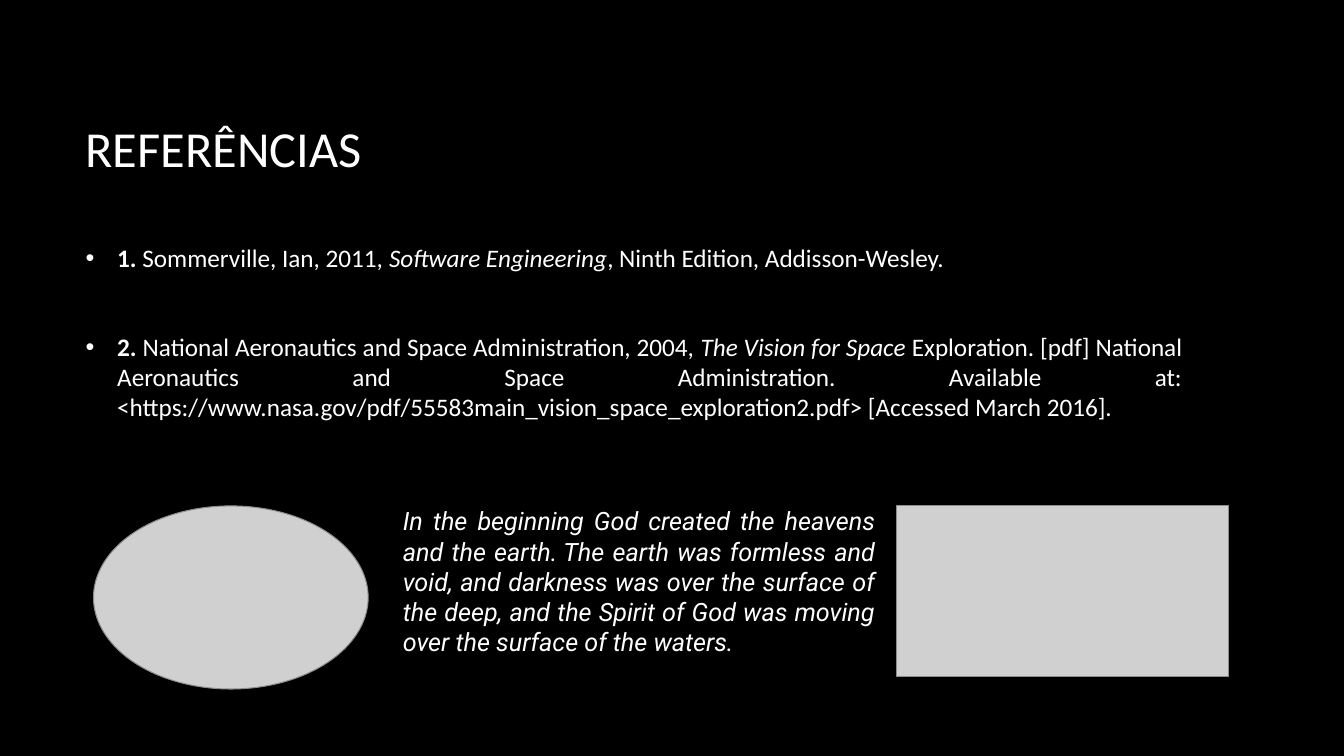
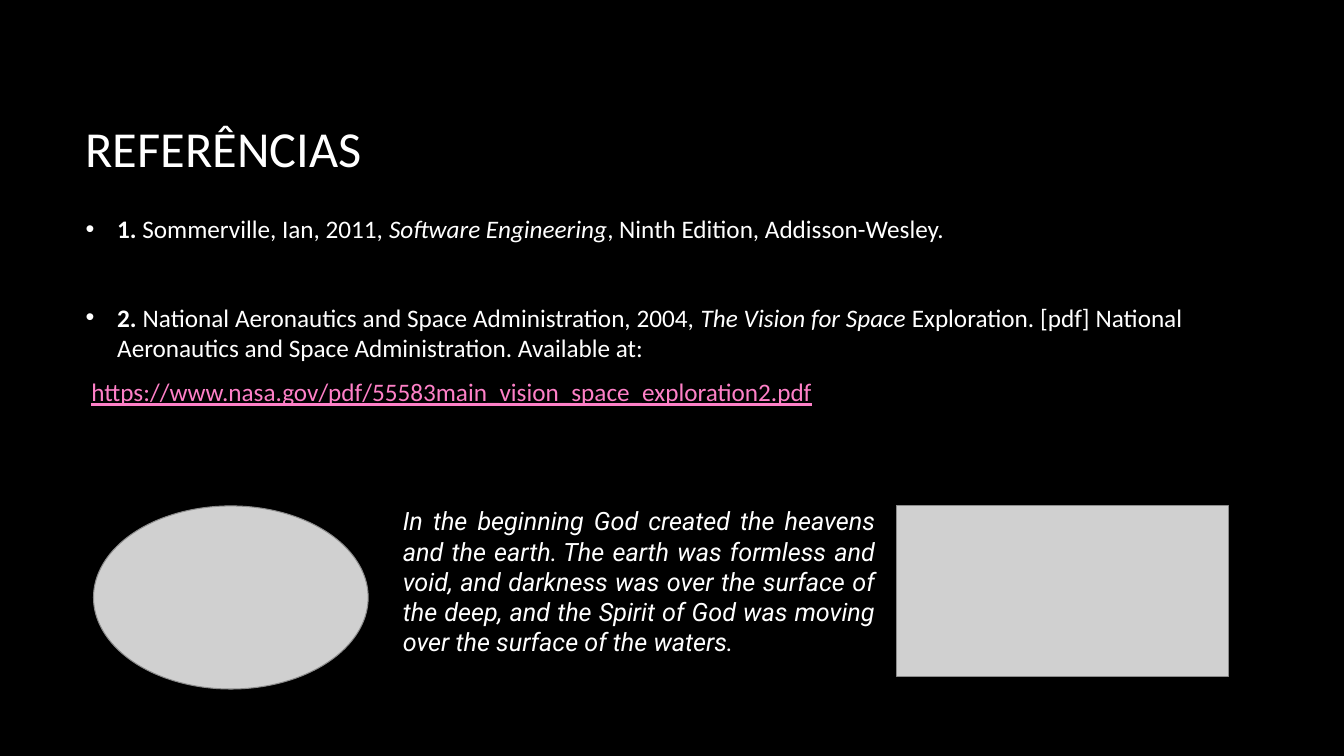
Before and after one commit to joanaarantes/LI4, a slide deck: slide 11 of Apresentacao/ApresentacaoFase1Grupo10Jessica.pptx. Drawn at 1344x756 pixels with LibreOffice and Linux fonts; fonts in the diff are those of the drawing; grey boxes stand for pictures; background and template pictures are left out. Boxes give left, top, right and bottom in pixels: in the first picture for what was removed or moved away, otherwise in the second. Text is boxed around its words. In the diff, an @@ line names an element or a change of style, - is before the commit and + after.

```diff
--- a/Apresentacao/ApresentacaoFase1Grupo10Jessica.pptx
+++ b/Apresentacao/ApresentacaoFase1Grupo10Jessica.pptx
@@ text at (91, 308, 1182, 406): text changed @@
-• 2. National Aeronautics and Space Administration, 2004, The Vision for Space Exploration. [pdf] National Aeronautics and Space Administration. Available at: <https://www.nasa.gov/pdf/55583main_vision_space_exploration2.pdf> [Accessed March 2016].
+• 2. National Aeronautics and Space Administration, 2004, The Vision for Space Exploration. [pdf] National Aeronautics and Space Administration. Available at:
+https://www.nasa.gov/pdf/55583main_vision_space_exploration2.pdf
```
Also in this commit, not shown: 1 slide added, 1 slide removed.
